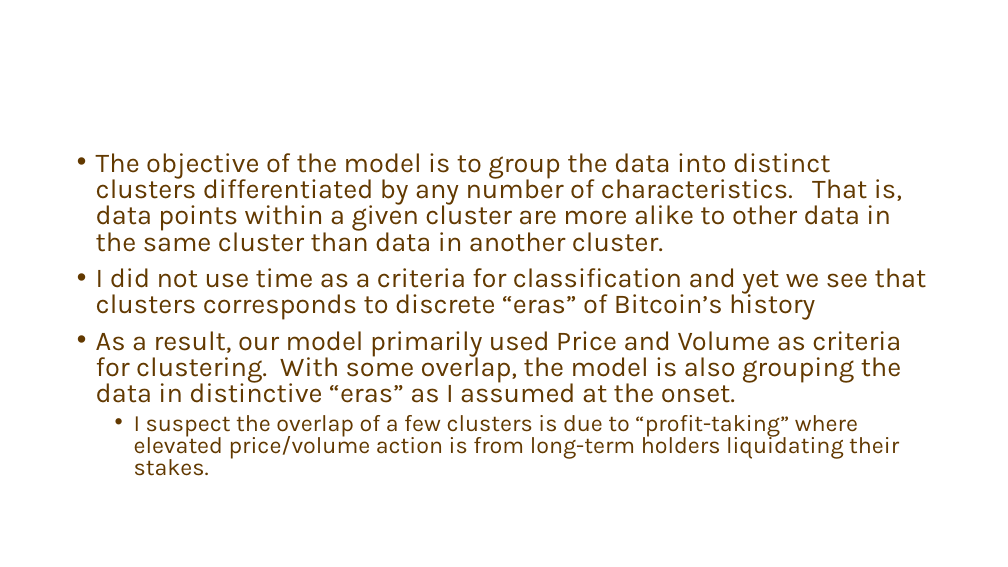
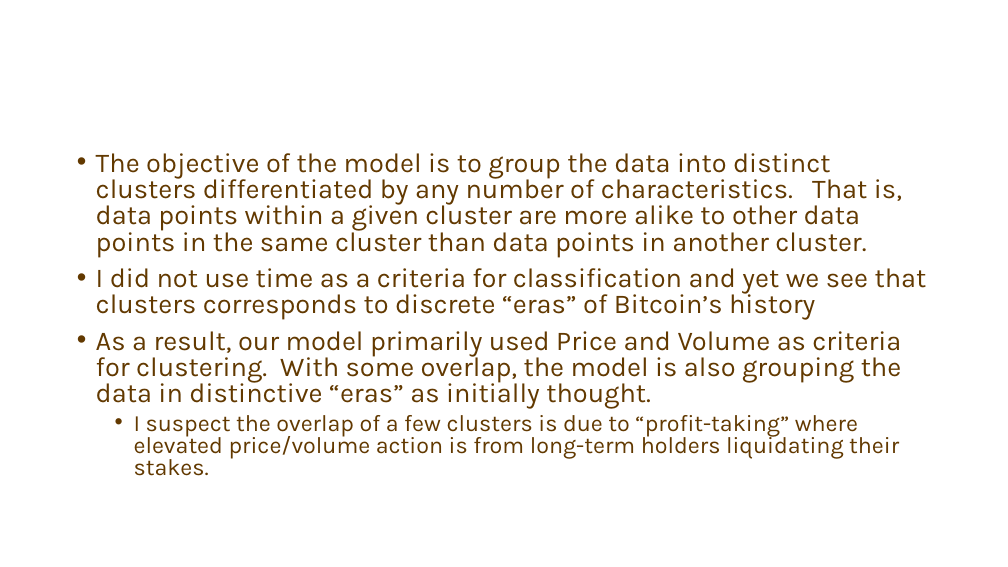
Before and after one commit to thegarrickchu/Springboard-Bitcoin_Digital_Gold_Rush-Capstone-1-Project-, a slide deck: slide 24 of Capstone_Project_1_Deck_v2.pptx. Drawn at 1008x567 pixels with LibreOffice and Linux fonts; fonts in the diff are those of the drawing; background and template pictures are left out. Boxes give left, top, right and bottom in pixels: in the first picture for what was removed or moved away, otherwise in the second. Text is boxed around its words. In the diff, an @@ line names an element or a change of style, - is before the commit and + after.

Commit message:
Fixed Cluster Labels and Slight Formatting improvements
Fixed Cluster Labels and Slight Formatting improvements, and hyperlink displays on references page

```diff
--- a/Capstone_Project_1_Deck_v2.pptx
+++ b/Capstone_Project_1_Deck_v2.pptx
@@ text at [96,153,902,257]: text changed @@
-• The objective of the model is to group the data into distinct clusters differentiated by any number of characteristics. That is, data points within a given cluster are more alike to other data in the same cluster than data in another cluster.
+• The objective of the model is to group the data into distinct clusters differentiated by any number of characteristics. That is, data points within a given cluster are more alike to other data points in the same cluster than data points in another cluster.
@@ text at [96,331,902,409]: text changed @@
-• As a result, our model primarily used Price and Volume as criteria for clustering. With some overlap, the model is also grouping the data in distinctive “eras” as I assumed at the onset.
+• As a result, our model primarily used Price and Volume as criteria for clustering. With some overlap, the model is also grouping the data in distinctive “eras” as initially thought.
```
Also in this commit, not shown: 6 other slides changed, 1 other file.
